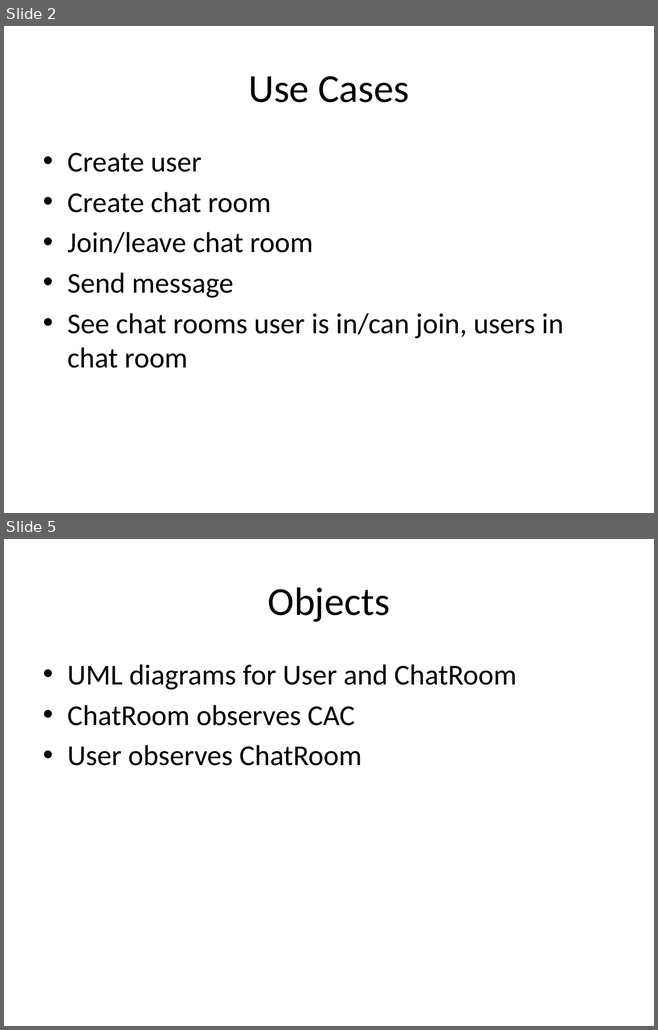
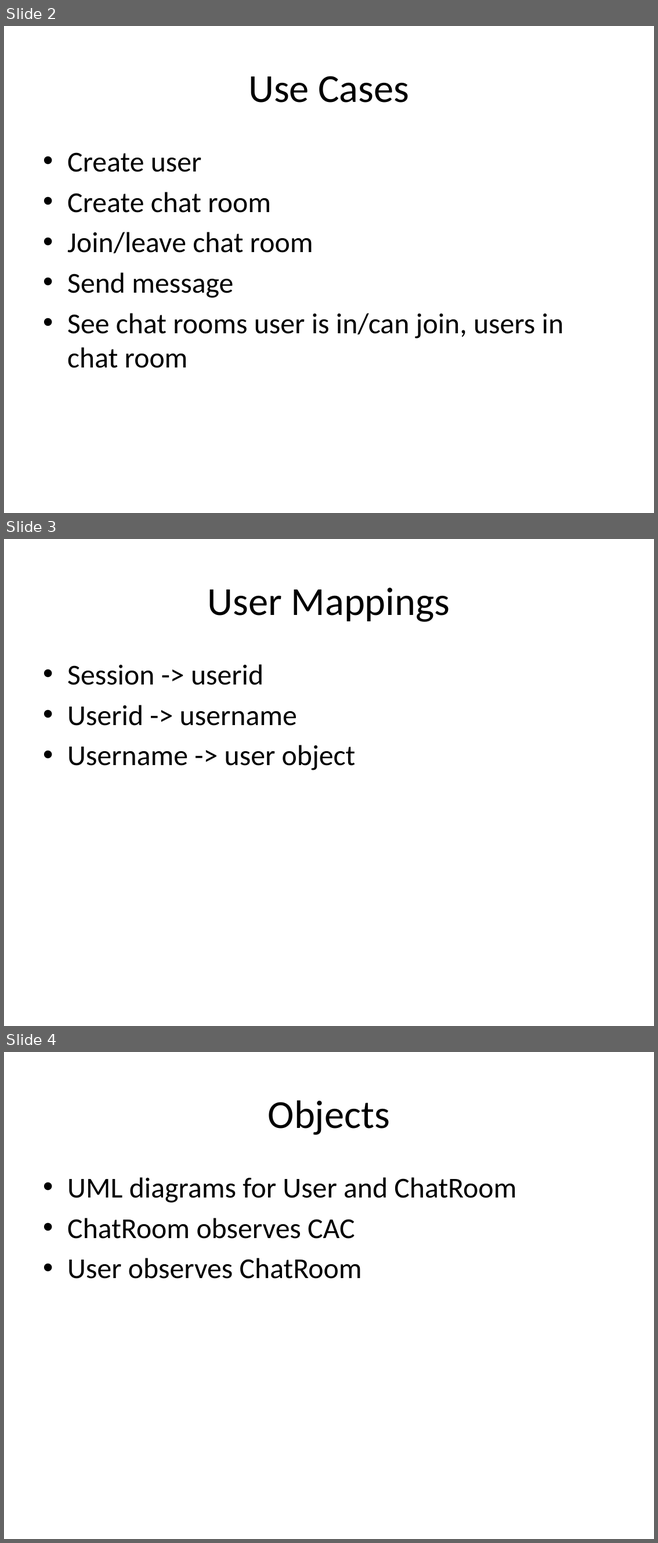
Before and after one commit to 11manu96/chat-app, a slide deck: src/main/resources/chat_app_presentation.pptx. Shown one above the other, each under a label of ours: slides 2 and 5 before the commit, slides 2, 3 and 4 after it; the slides between them are not shown. The pictures are 658x1030 and 658x1543 pixels, drawn with LibreOffice and Linux fonts; fonts in the diff are those of the drawing. Boxes give left, top, right and bottom in pixels: in the first picture for what was removed or moved away, otherwise in the second. Text is boxed around its words. In the diff, an @@ line names an element or a change of style, - is before the commit and + after.

```diff
--- a/src/main/resources/chat_app_presentation.pptx
+++ b/src/main/resources/chat_app_presentation.pptx
@@ slide 3 added at (4, 539, 654, 1026), background #FFFFFF @@
@@ title added at (208, 588, 450, 622), 44 pt, text #000000 @@
+User Mappings
@@ text added at (67, 664, 355, 770), 32 pt, text #000000 @@
+• Session -> userid
+• Userid -> username
+• Username -> user object
@@ what was slide 5 is now slide 4 @@
```
Also in this commit, not shown: 1 other slide added.
